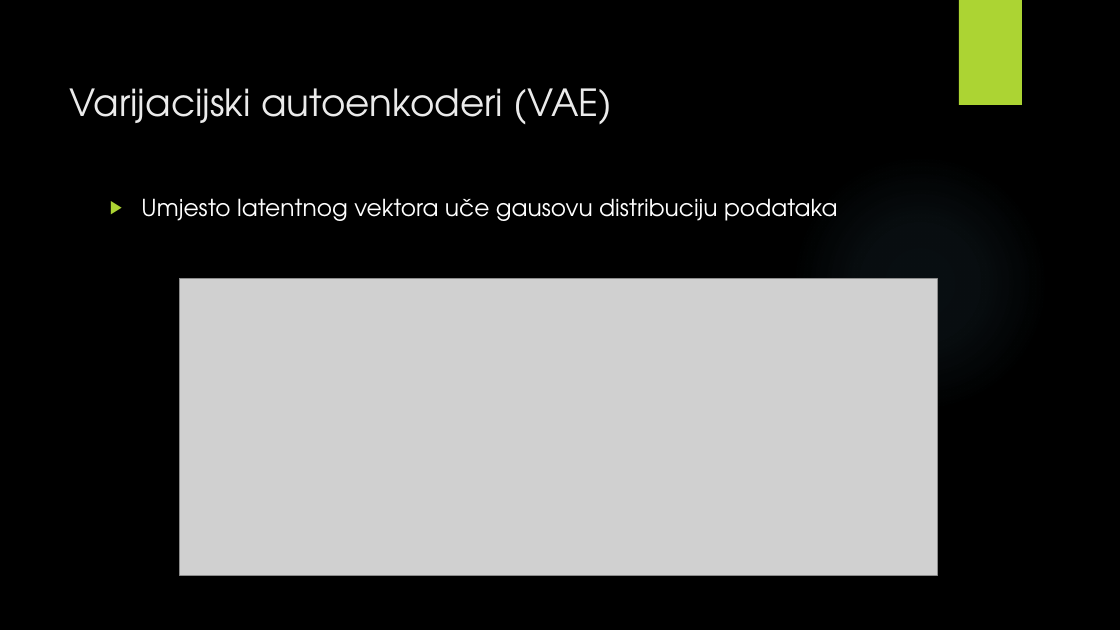
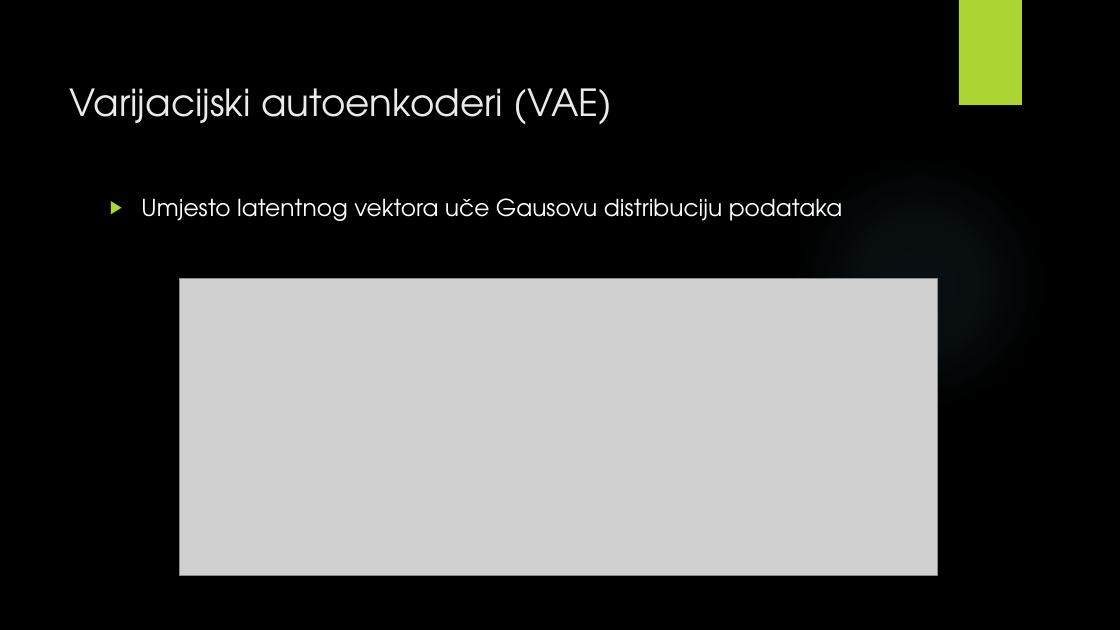
Before and after one commit to v-silverfin/fer-graduate-seminar, a slide deck: slide 6 of kvukic-seminar-presentation-2018.pptx (slide 7 before the commit). Drawn at 1120x630 pixels with LibreOffice and Linux fonts; fonts in the diff are those of the drawing; grey boxes stand for pictures; background and template pictures are left out. Boxes give left, top, right and bottom in pixels: in the first picture for what was removed or moved away, otherwise in the second. Text is boxed around its words. In the diff, an @@ line names an element or a change of style, - is before the commit and + after.

```diff
--- a/kvukic-seminar-presentation-2018.pptx
+++ b/kvukic-seminar-presentation-2018.pptx
@@ text at (x1=141, y1=198, x2=842, y2=221): text changed @@
-▶ Umjesto latentnog vektora uče gausovu distribuciju podataka
+▶ Umjesto latentnog vektora uče Gausovu distribuciju podataka
```
Also in this commit, not shown: 11 other slides changed, 2 slides added, 1 slide removed.
